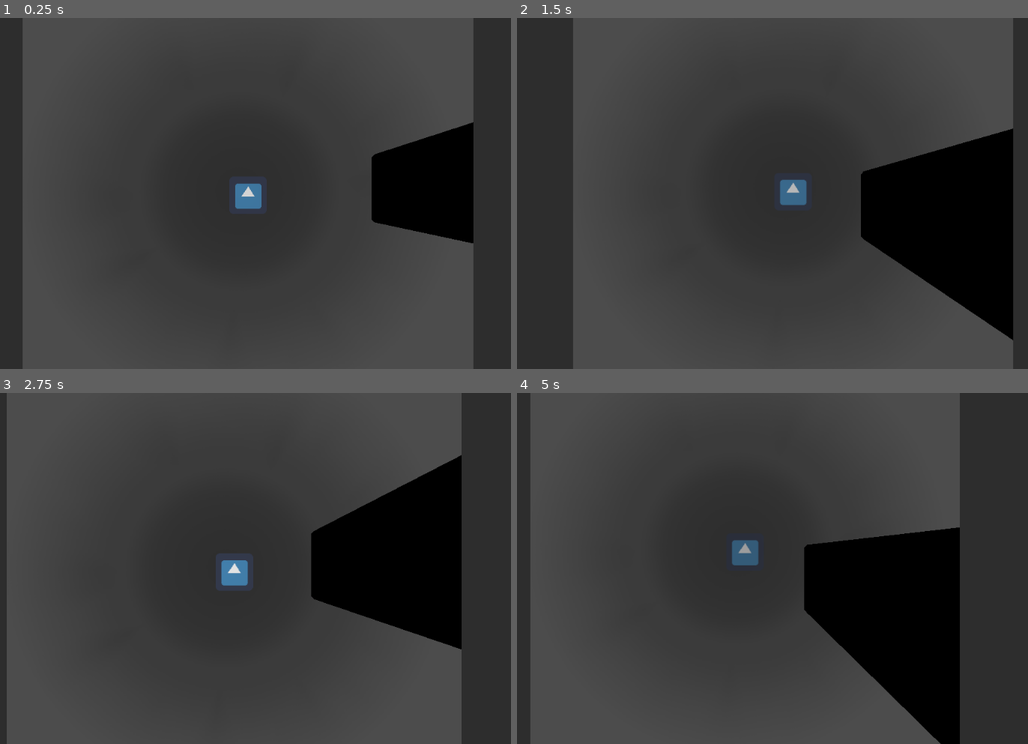
Above: before the commit, frames 1-4 (two rows, left to right).
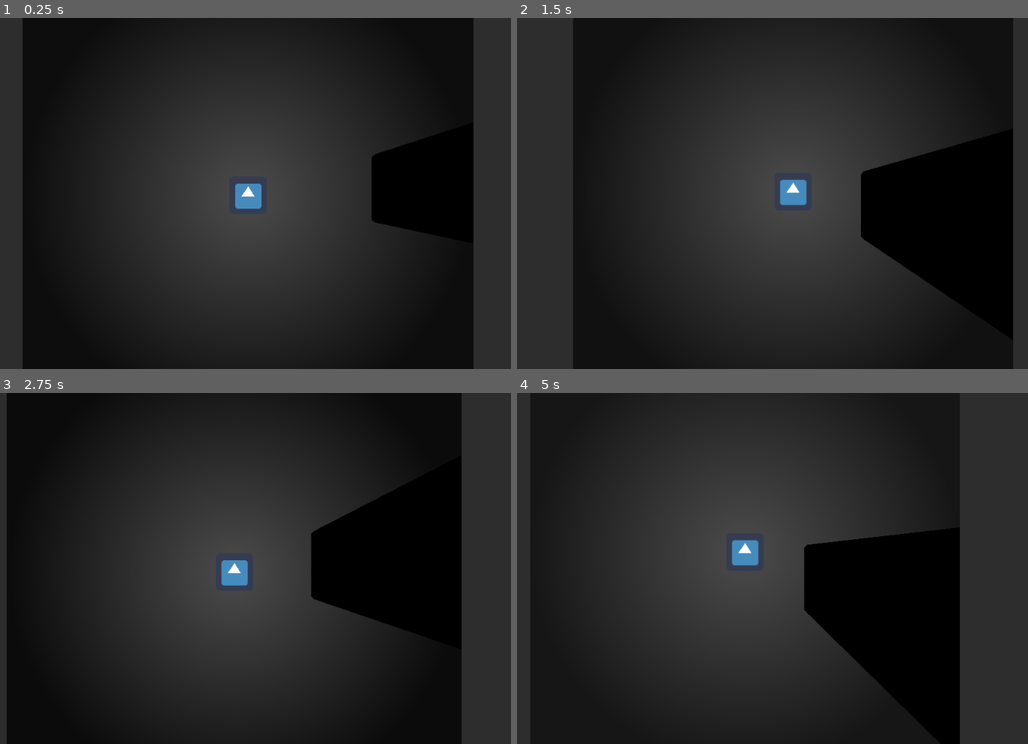
Above: after the commit, the same moments.

Repository: carlosecb/meeting_jam
Game: Godot game, scene res://Node2D.tscn
Two runs of this game, one before a commit and one after it. Both use one fixed random seed, a clock stepped at 60 frames per second and the inputs below. The engine's default icon, where the game draws it, is replaced by a stand-in: a white triangle on a blue panel in a dark square.
Inputs:
- Up to frame 1 (0.25 s): no input
- Up to frame 2 (1.5 s): hold D (right) from 0.53 s (still down); tap Space (jump) at 0.77 s
- Up to frame 3 (2.75 s): tap Space (jump) at 1.52 s; release D (right) at 2.03 s; hold A (left) from 2.03 s (still down)
- Up to frame 4 (5 s): release A (left) at 2.78 s; hold D (right) 2.78-4.28 s; tap Space (jump) at 3.02, 3.77, 4.52 s; hold A (left) from 4.28 s (still down)

The runs differ from the first frame. In frame 1, 50% of the frame differs, in the area x 4-93%, y 0-100%; in frame 2, 43%; in frame 3, 48%; in frame 4, 39%.

Commit message:
Inverse light

Diff:
--- a/src/Player.tscn
+++ b/src/Player.tscn
@@ -2,7 +2,7 @@
 
 [ext_resource path="res://Player.gd" type="Script" id=1]
 [ext_resource path="res://icon.png" type="Texture" id=2]
-[ext_resource path="res://light.png" type="Texture" id=3]
+[ext_resource path="res://inverse_light.png" type="Texture" id=3]
 [ext_resource path="res://Light.gd" type="Script" id=4]
 [ext_resource path="res://gradient_circle.shader" type="Shader" id=5]
 [ext_resource path="res://background.png" type="Texture" id=6]
@@ -23,6 +23,7 @@
 }
 
 [node name="icon" type="Sprite" parent="."]
+light_mask = 2
 texture = ExtResource( 2 )
 
 [node name="CollisionShape2D" type="CollisionShape2D" parent="."]
Binary file added: src/inverse_light.png
Not shown, added: src/inverse_light.png.import
